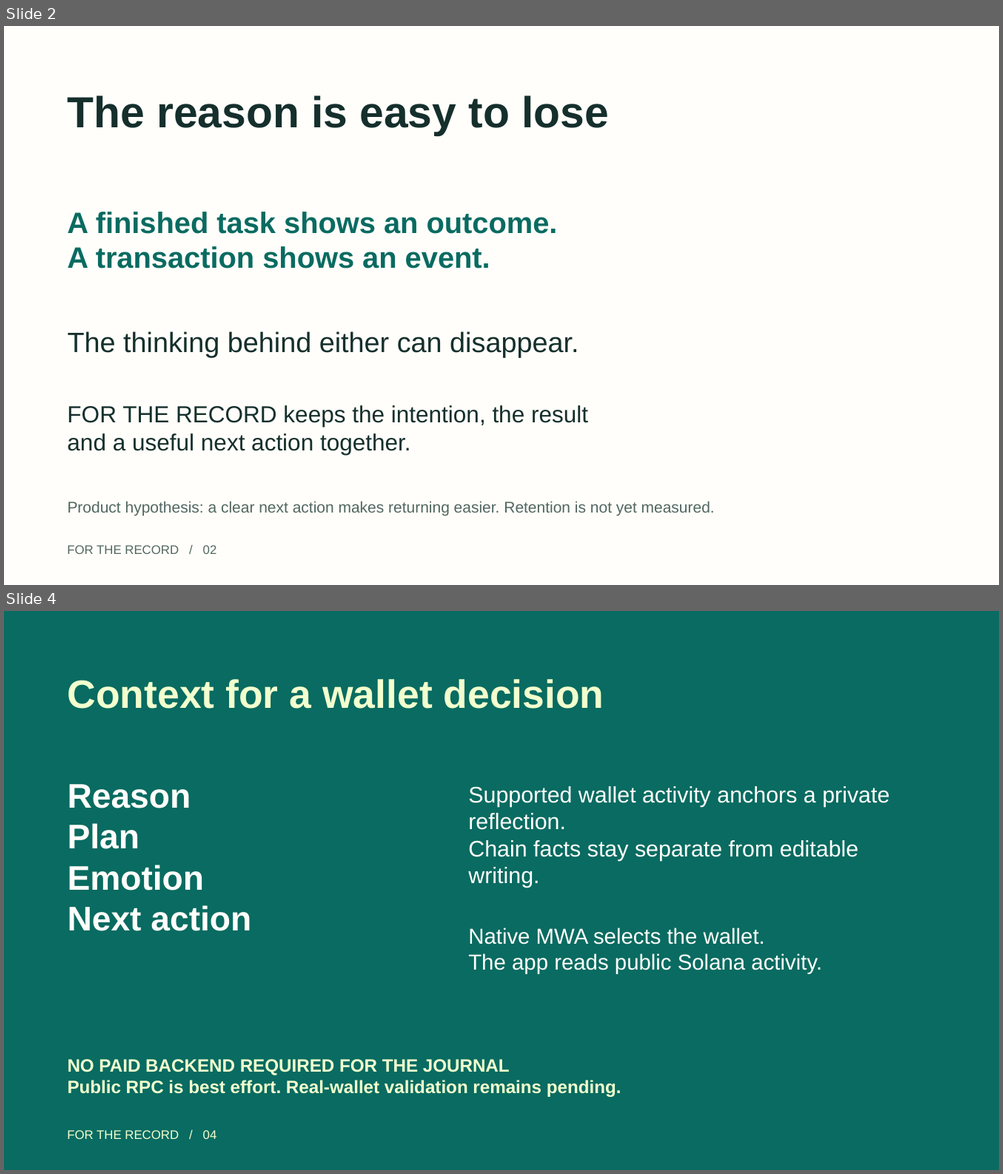
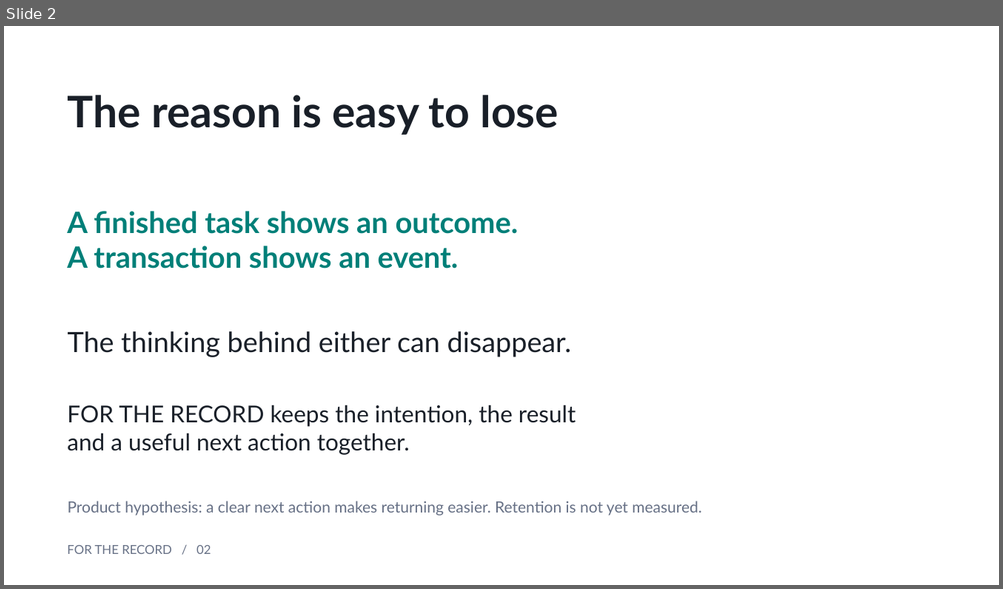
Before and after one commit to openai-lover/seeker_FOR-THE-RECORD, a slide deck: docs/submission/FOR-THE-RECORD-pitch.pptx. Shown one above the other, each under a label of ours: slides 2 and 4 before the commit, slide 2 after it; the slides between them are not shown. The pictures are 1003x1174 and 1003x589 pixels, drawn with LibreOffice and Linux fonts; fonts in the diff are those of the drawing. Boxes give left, top, right and bottom in pixels: in the first picture for what was removed or moved away, otherwise in the second. Text is boxed around its words. In the diff, an @@ line names an element or a change of style, - is before the commit and + after.

```diff
--- a/docs/submission/FOR-THE-RECORD-pitch.pptx
+++ b/docs/submission/FOR-THE-RECORD-pitch.pptx
@@ slide 4 removed at (4, 611, 999, 1170), background #096B61 @@
@@ text removed at (68, 679, 604, 709) @@
-Context for a wallet decision
@@ text removed at (68, 784, 251, 931) @@
-Reason
-Plan
-Emotion
-Next action
@@ text removed at (468, 786, 889, 888) @@
-Supported wallet activity anchors a private reflection.
-Chain facts stay separate from editable writing.
@@ text removed at (468, 928, 822, 974) @@
-Native MWA selects the wallet.
-The app reads public Solana activity.
@@ text removed at (68, 1059, 621, 1097) @@
-NO PAID BACKEND REQUIRED FOR THE JOURNAL
-Public RPC is best effort. Real-wallet validation remains pending.
@@ text removed at (67, 1130, 217, 1139) @@
-FOR THE RECORD / 04
@@ slide 2 changed as well @@
@@ background #FFFEFA to #FFFFFF @@
@@ text "A finished task shows an ..." at (67, 211, 518, 269): font Arial to Lato, text colour #096B61 to #007F78 @@
@@ font Arial to Lato, text colour #152F2C to #191F28 in 3 elements at (68, 95, 559, 135), (68, 332, 572, 358), (67, 405, 575, 455) @@
@@ text "Product hypothesis: a clear next ..." at (68, 501, 702, 516): font Arial to Lato, text colour #526762 to #667085 @@
@@ text "FOR THE RECORD / 02" at (67, 545, 210, 554): font Arial to Lato, text colour #526762 to #667085 @@
```
Also in this commit, not shown: 5 other slides changed, 2 slides added, 1 other slide removed, 42 other files.
